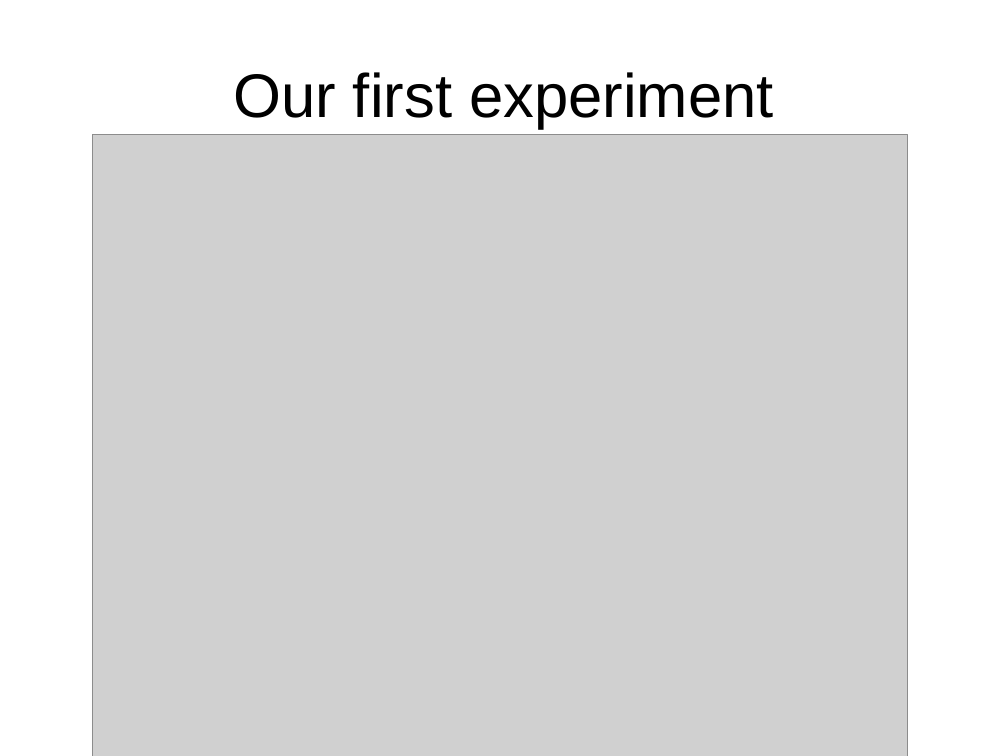
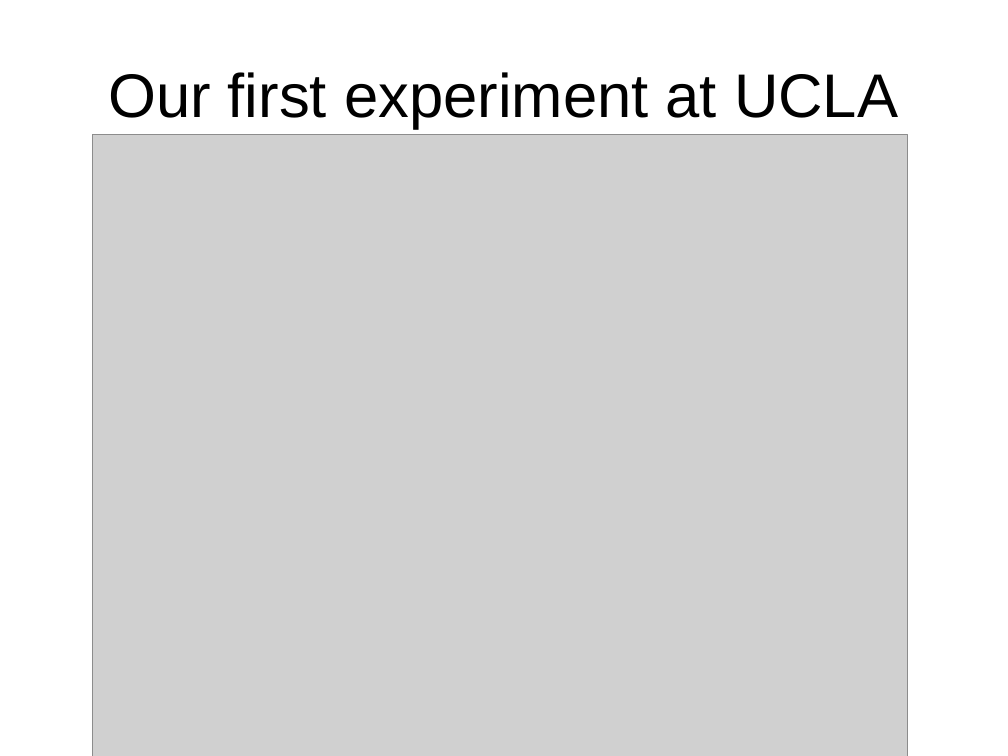
Before and after one commit to nesl/gprstest, a slide deck: slide 10 of presentation/Cingular GPRS Experiments.ppt. Drawn at 1008x756 pixels with LibreOffice and Linux fonts; fonts in the diff are those of the drawing; grey boxes stand for pictures. Boxes give left, top, right and bottom in pixels: in the first picture for what was removed or moved away, otherwise in the second. Text is boxed around its words. In the diff, an @@ line names an element or a change of style, - is before the commit and + after.

```diff
--- a/presentation/Cingular GPRS Experiments.ppt
+++ b/presentation/Cingular GPRS Experiments.ppt
@@ title at box(108, 72, 898, 129): text changed @@
-Our first experiment
+Our first experiment at UCLA
```
Also in this commit, not shown: 3 other slides changed, 14 slides added, 5 slides removed.
